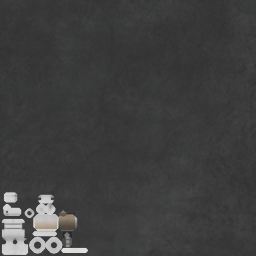
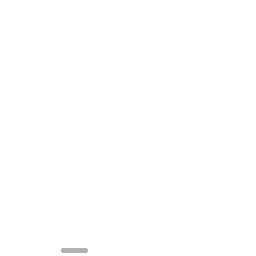
Revision of a layered 256x256 image; what changed, layer by layer:
showed "___MET", painted on it over (0, 0, 256, 256)
hid group "_ALBEDO" (4 layers) over (0, 0, 256, 256)
painted on "screen #1" over (61, 249, 88, 252)
